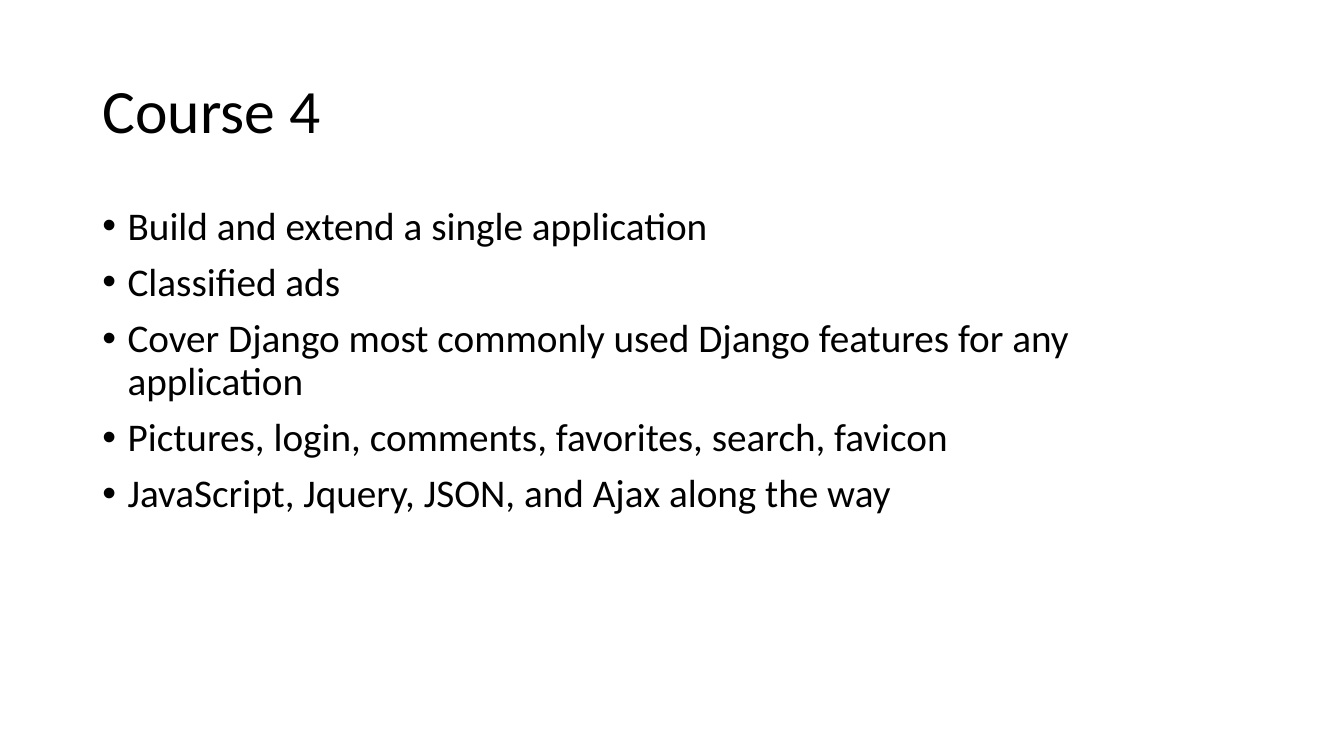
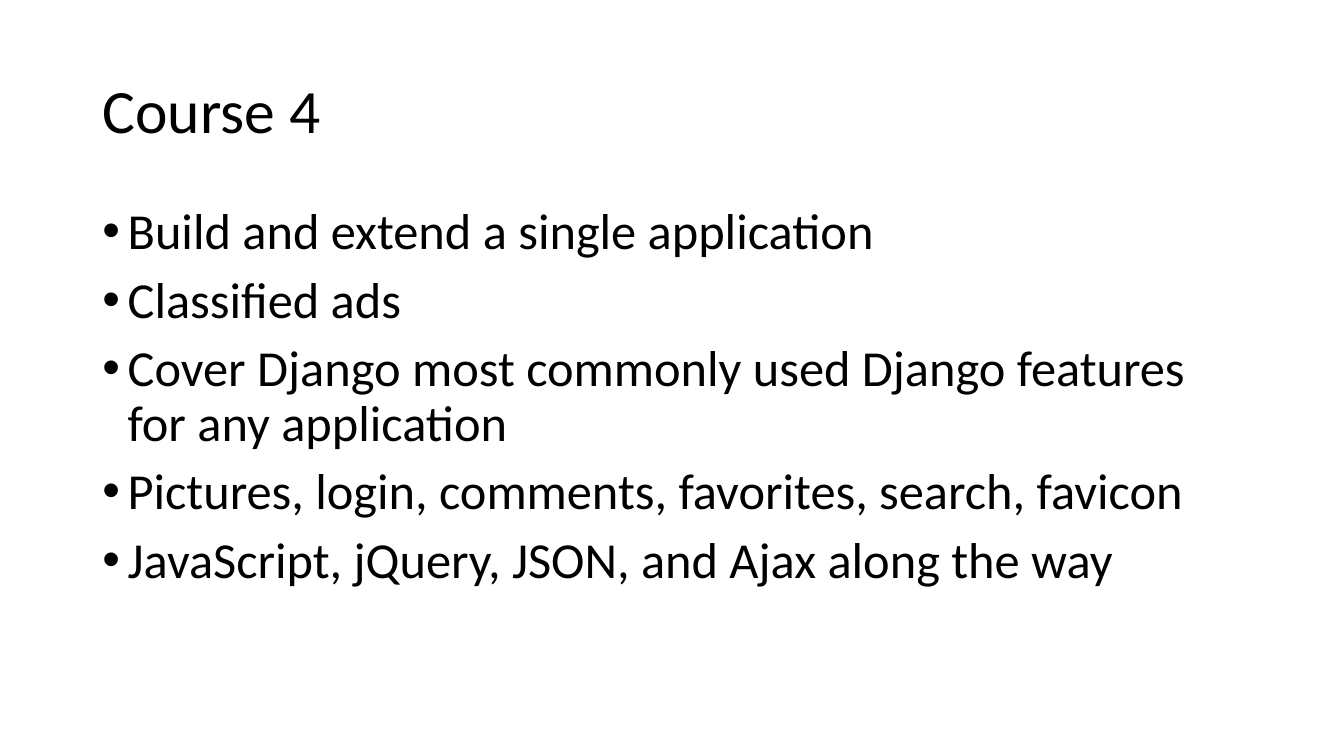
Before and after one commit to csev/dj4e, a slide deck: slide 5 of lectures/DJ-00-MOOC-Welcome.pptx. Drawn at 1344x756 pixels with LibreOffice and Linux fonts; fonts in the diff are those of the drawing. Boxes give left, top, right and bottom in pixels: in the first picture for what was removed or moved away, otherwise in the second. Text is boxed around its words. In the diff, an @@ line names an element or a change of style, - is before the commit and + after.

```diff
--- a/lectures/DJ-00-MOOC-Welcome.pptx
+++ b/lectures/DJ-00-MOOC-Welcome.pptx
@@ text at bbox=[128, 214, 1185, 518]: size 28 to 36 pt in "Build and extend a single application", "Classified ads", "Cover Django most commonly used Django features ...", "Pictures, login, comments, favorites, search, favicon" @@
@@ text at bbox=[128, 543, 1112, 587]: text changed; size 28 to 36 pt @@
-• JavaScript, Jquery, JSON, and Ajax along the way
+• JavaScript, jQuery, JSON, and Ajax along the way
```
Also in this commit, not shown: 3 other slides changed, 1 other file.
